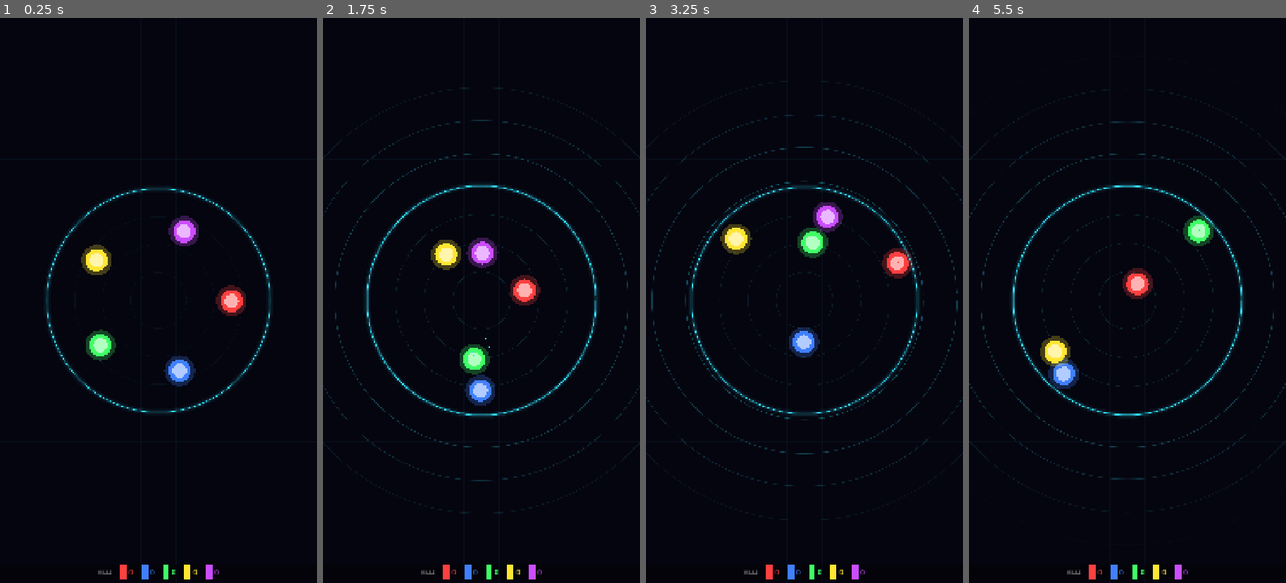
Above: before the commit, frames 1-4 (left to right).
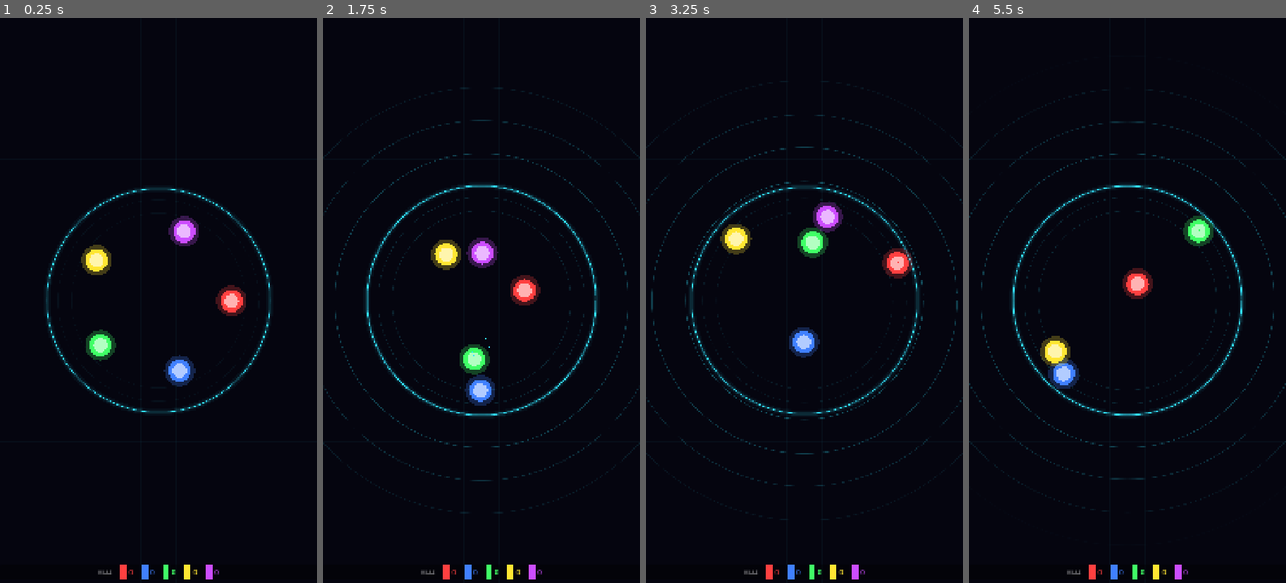
Above: after the commit, the same moments.

Repository: AaronMcKinley/BOP
Game: Godot game, scene res://scenes/main.tscn
Two runs of this game, one before a commit and one after it. Both use one fixed random seed, a clock stepped at 60 frames per second and the inputs below.
Inputs:
- Up to frame 1 (0.25 s): no input
- Up to frame 2 (1.75 s): no input
- Up to frame 3 (3.25 s): no input
- Up to frame 4 (5.5 s): no input

The runs differ from the first frame. In frame 2, 0.4% of the frame differs, in the area x 17-83%, y 31-69%; in frame 3, less than 0.1%; in frame 4, 0.5%.

Commit message:
better timeing

Diff:
--- a/render/scripts/arena.gd
+++ b/render/scripts/arena.gd
@@ -88,7 +88,7 @@
 func _draw_inner_circles(r: float) -> void:
 	# Concentric rings inside the arena; they brighten with the beat.
 	var alpha := 0.05 + 0.15 * _bump
-	for frac in [0.75, 0.5, 0.25]:
+	for frac in [0.9, 0.78]:
 		var pts := _circle_points(r * frac)
 		draw_polyline(pts, Color(CYAN.r, CYAN.g, CYAN.b, alpha), 1.5, true)
 
Not shown, changed: simulation/physics.py
